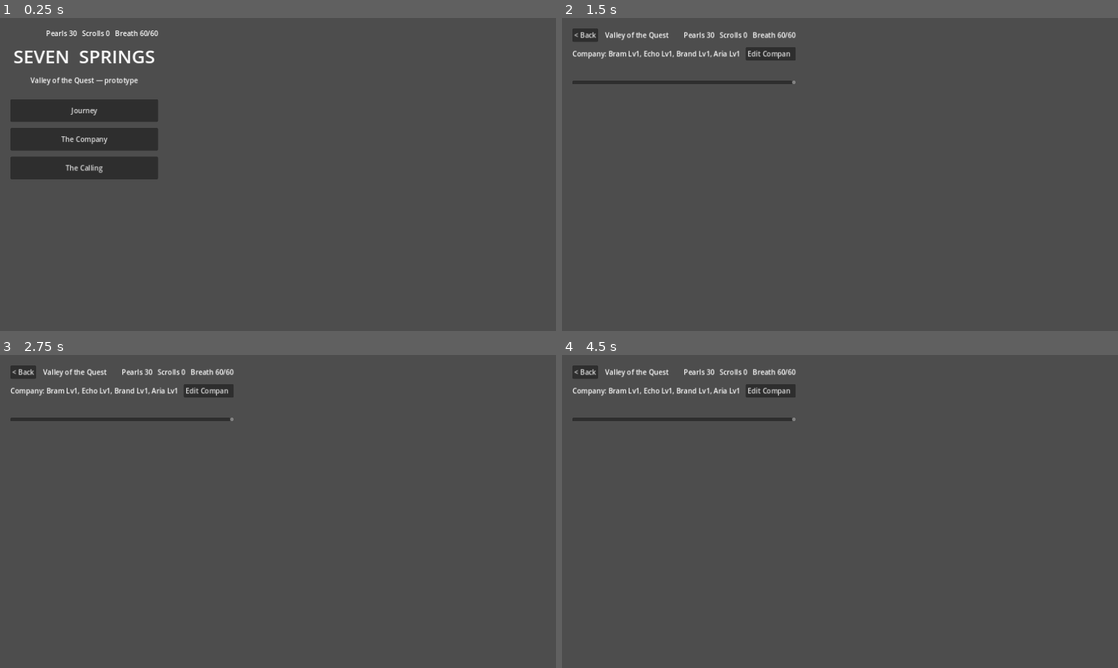
Above: before the commit, frames 1-4 (two rows, left to right).
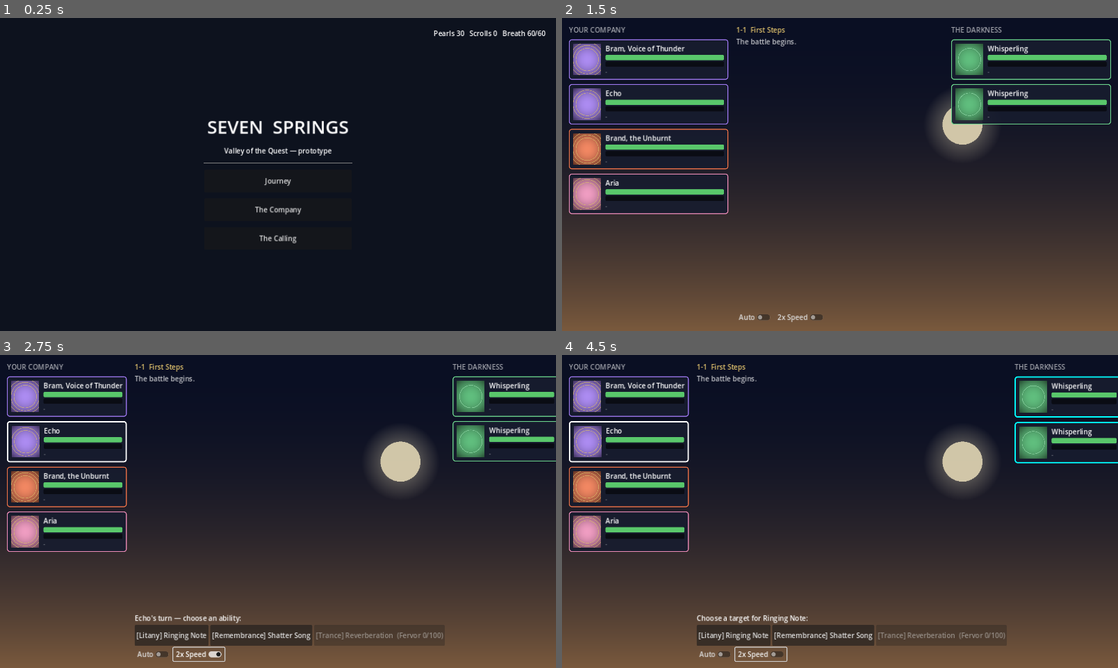
Above: after the commit, the same moments.

Repository: Muhammadan92/SufiGacha
Game: Godot game, scene res://scenes/main.tscn
Same seed, same stepped clock (60 frames per second), same inputs: the game is played once before the commit and once after it.
Inputs (mouse positions are in pixels of both pictures, inside the frame that each line leads up to):
- Up to frame 1 (0.25 s): no input
- Up to frame 2 (1.5 s): click "Journey" at 0.5 s; click "1-1 First Steps (2 foes, Brea…" at 1.25 s
- Up to frame 3 (2.75 s): click (194, 655) at 2 s, where only the run after the commit has a clickable "Auto"
- Up to frame 4 (4.5 s): click (734, 636) at 2.75 s, where only the run after the commit has a clickable "[Litany] Ringing Note"; click "Edit Company" (after the commit: "2x Speed") at 3.5 s; click (673, 417) at 4.25 s, where only the run before the commit has a clickable "Confirm Company"

The runs differ from the first frame. In frame 1, 100% of the frame differs, in the area x 0-100%, y 0-100%; in frame 2, 92%; in frame 3, 95%; in frame 4, 95%.

Commit message:
Fix invisible stage list: screens collapsed to zero size
set_anchors_preset() only sets anchors and preserves offsets, so code-built
screens parented to the Window never expanded — anything needing expansion
space (the Journey stage list) got zero height. Fixes:
- use set_anchors_and_offsets_preset() everywhere in code-built UI
- parent screens to the main scene's Control, not the root Window
- SS_DUMP env hook to print the control tree with sizes for layout debugging

Co-Authored-By: Claude Fable 5 <noreply@anthropic.com>

Diff:
--- a/scripts/main.gd
+++ b/scripts/main.gd
@@ -11,5 +11,21 @@
 		if debug_screen == "battle":
 			payload = {"stage_id": OS.get_environment("SS_STAGE")}
 		get_node("/root/Screens").goto(debug_screen, payload)
+		if OS.get_environment("SS_DUMP") != "":
+			get_tree().create_timer(1.0).timeout.connect(func() -> void:
+				_dump(get_tree().root, 0))
 		return
 	get_node("/root/Screens").goto("home")
+
+
+func _dump(n: Node, depth: int) -> void:
+	if n is Window:
+		print("%s%s(Window) size=%s" % ["  ".repeat(depth), n.name, n.size])
+	elif n is Control:
+		print("%s%s(%s) size=%s pos=%s anchors=(%s,%s,%s,%s)" % [
+			"  ".repeat(depth), n.name, n.get_class(), n.size, n.position,
+			n.anchor_left, n.anchor_top, n.anchor_right, n.anchor_bottom])
+	for c in n.get_children():
+		_dump(c, depth + 1)
+	if depth > 3:
+		return
--- a/scripts/screens/battle_screen.gd
+++ b/scripts/screens/battle_screen.gd
@@ -32,7 +32,7 @@
 		bg.texture = art
 		bg.expand_mode = TextureRect.EXPAND_IGNORE_SIZE
 		bg.stretch_mode = TextureRect.STRETCH_KEEP_ASPECT_COVERED
-		bg.set_anchors_preset(Control.PRESET_FULL_RECT)
+		bg.set_anchors_and_offsets_preset(Control.PRESET_FULL_RECT)
 		add_child(bg)
 
 	manager = BattleManager.new()
@@ -58,7 +58,7 @@
 
 func _build_layout() -> void:
 	var margin := MarginContainer.new()
-	margin.set_anchors_preset(Control.PRESET_FULL_RECT)
+	margin.set_anchors_and_offsets_preset(Control.PRESET_FULL_RECT)
 	for side in ["left", "right", "top", "bottom"]:
 		margin.add_theme_constant_override("margin_" + side, 16)
 	add_child(margin)
@@ -107,14 +107,14 @@
 
 	# Float-text layer sits above everything and never blocks input.
 	overlay = Control.new()
-	overlay.set_anchors_preset(Control.PRESET_FULL_RECT)
+	overlay.set_anchors_and_offsets_preset(Control.PRESET_FULL_RECT)
 	overlay.mouse_filter = Control.MOUSE_FILTER_IGNORE
 	add_child(overlay)
 
 	banner = Label.new()
 	banner.add_theme_font_size_override("font_size", 40)
 	banner.add_theme_color_override("font_color", ACCENT)
-	banner.set_anchors_preset(Control.PRESET_CENTER_TOP)
+	banner.set_anchors_and_offsets_preset(Control.PRESET_CENTER_TOP)
 	banner.position.y = 60
 	banner.modulate.a = 0.0
 	overlay.add_child(banner)
--- a/scripts/screens/screen_base.gd
+++ b/scripts/screens/screen_base.gd
@@ -15,10 +15,10 @@
 
 
 func _ready() -> void:
-	set_anchors_preset(Control.PRESET_FULL_RECT)
+	set_anchors_and_offsets_preset(Control.PRESET_FULL_RECT)
 	var bg := ColorRect.new()
 	bg.color = BG_COLOR
-	bg.set_anchors_preset(Control.PRESET_FULL_RECT)
+	bg.set_anchors_and_offsets_preset(Control.PRESET_FULL_RECT)
 	add_child(bg)
 	_build()
 
@@ -31,7 +31,7 @@
 ## Standard vertical root with margins.
 func make_root() -> VBoxContainer:
 	var margin := MarginContainer.new()
-	margin.set_anchors_preset(Control.PRESET_FULL_RECT)
+	margin.set_anchors_and_offsets_preset(Control.PRESET_FULL_RECT)
 	for side in ["left", "right", "top", "bottom"]:
 		margin.add_theme_constant_override("margin_" + side, 24)
 	add_child(margin)
--- a/scripts/systems/screen_manager.gd
+++ b/scripts/systems/screen_manager.gd
@@ -24,4 +24,7 @@
 		current.queue_free()
 	current = SCREEN_SCRIPTS[screen_name].new()
 	current.name = screen_name.capitalize() + "Screen"
-	get_tree().root.add_child.call_deferred(current)
+	# Parent to the main scene's root Control, NOT the Window — full-rect
+	# anchors only resolve against a Control ancestor. Adding screens to the
+	# Window collapses them to minimum content size (invisible stage lists).
+	get_tree().current_scene.add_child.call_deferred(current)
